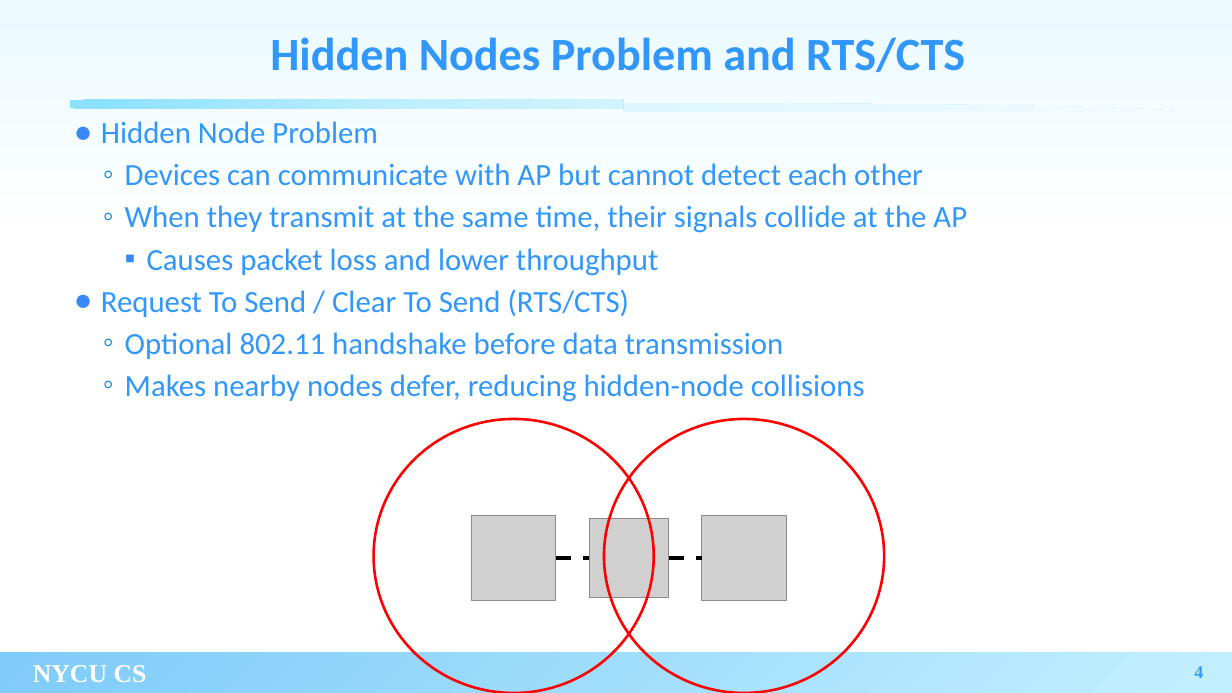
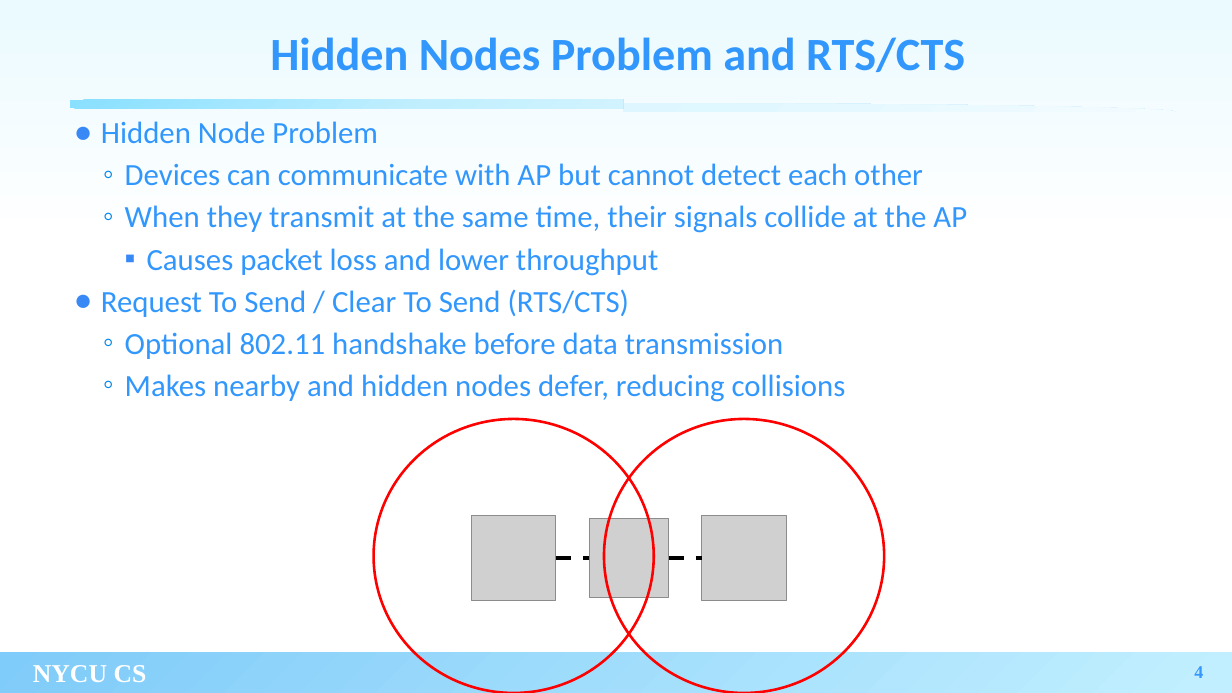
Before and after one commit to xoxonut/thesis, a slide deck: slide 4 of thesis proposal 7_20.pptx. Drawn at 1232x693 pixels with LibreOffice and Linux fonts; fonts in the diff are those of the drawing; grey boxes stand for pictures; background and template pictures are left out. Boxes give left, top, right and bottom in pixels: in the first picture for what was removed or moved away, otherwise in the second. Text is boxed around its words. In the diff, an @@ line names an element or a change of style, - is before the commit and + after.

```diff
--- a/thesis proposal 7_20.pptx
+++ b/thesis proposal 7_20.pptx
@@ text at (125,374,846,402): text changed @@
-  ◦ Makes nearby nodes defer, reducing hidden-node collisions
+  ◦ Makes nearby and hidden nodes defer, reducing collisions
```
Also in this commit, not shown: 1 other slide changed.
